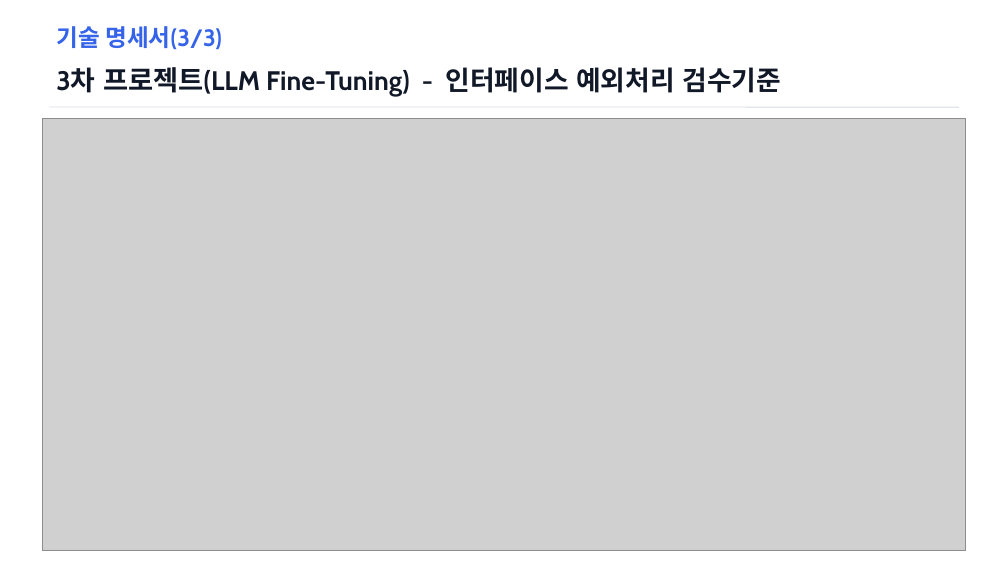
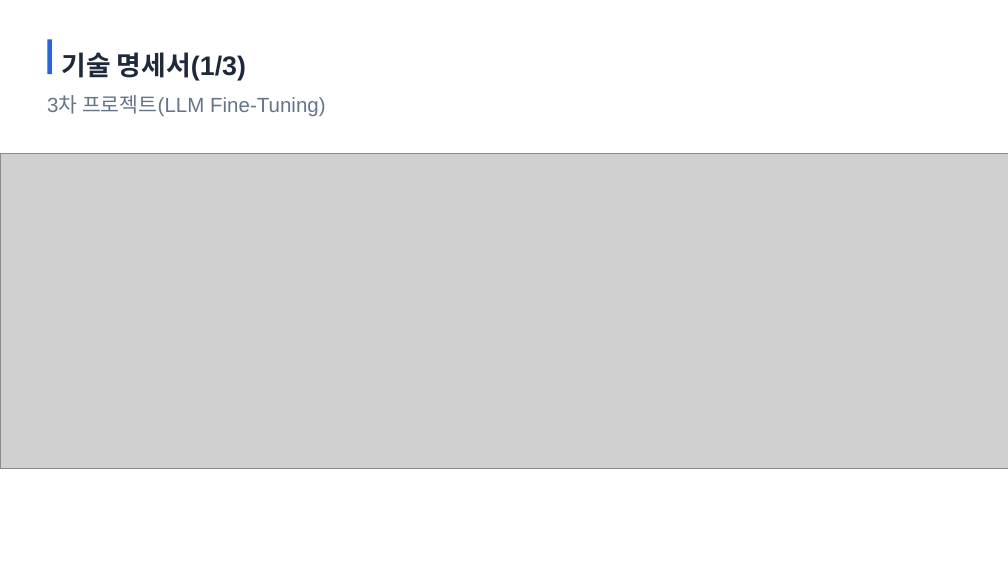
Before and after one commit to ahnjh97/JeongHyunAhn-AI-Project, a slide deck: slide 17 of 1. 프로젝트 수행 결과서.pptx (slide 19 before the commit). Drawn at 1008x567 pixels with LibreOffice and Linux fonts; fonts in the diff are those of the drawing; grey boxes stand for pictures; background and template pictures are left out. Boxes give left, top, right and bottom in pixels: in the first picture for what was removed or moved away, otherwise in the second. Text is boxed around its words. In the diff, an @@ line names an element or a change of style, - is before the commit and + after.

```diff
--- a/1. 프로젝트 수행 결과서.pptx
+++ b/1. 프로젝트 수행 결과서.pptx
@@ rectangle added at bbox=[47, 39, 51, 74], fill #2563EB @@
@@ text at bbox=[61, 52, 246, 81]: text changed; size 22.5 to 25.5 pt; font Cabin to Arial; text colour #3563E9 to #1E293B @@
-기술 명세서(3/3)
+기술 명세서(1/3)
@@ text at bbox=[47, 95, 325, 116]: text changed; size 25.5 to 19.5 pt; font Cabin to Arial; text colour #111827 to #64748B; bold off @@
-3차 프로젝트(LLM Fine-Tuning) - 인터페이스 예외처리 검수기준
+3차 프로젝트(LLM Fine-Tuning)
@@ line removed from (49, 107) to (960, 107) @@
@@ picture: place and size @@
-picture at bbox=[42, 119, 966, 551]
+picture at bbox=[0, 154, 1008, 469]
```
Also in this commit, not shown: 26 other slides changed, 8 slides added, 10 slides removed.
